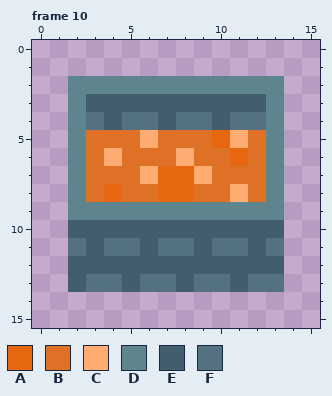
Pixel-art file, stored at assets/sprites/tilemaps/room_objects.ase. Above is the file before it was changed.
16x16 pixels, 11 frames. Colours within 5 levels of each other are drawn and written as one. Shown: frame 10. The commit also changed other frames, which this record leaves out.
Palette (. is transparent): A #e76710  B #df7126  C #ffac73  D #5e848e  E #425d6d  F #547182
Pixels before, frame 10, first column x 2:
 2 DDDDDDDDDDDD
 3 DEEEEEEEEEED
 4 DFEFFEFFEFFD
 5 DBBBCBBBACBD
 6 DBCBBBCBBABD
 7 DBBBCAACBBBD
 8 DBABBAABBCBD
 9 DDDDDDDDDDDD
10 EEEEEEEEEEEE
11 FEFFEFFEFFEF
12 EEEEEEEEEEEE
13 EFFEFFEFFEFF
The result:
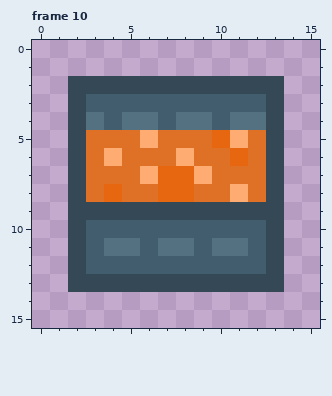
From the commit log: Made room load seperately
What changed:
colour D: #5e848e -> #344955
Frame 10:
y 10: x 2 E -> D; x 13 E -> D
y 11: x 2 F -> D; x 13 F -> D
y 12: x 2 E -> D; x 13 E -> D
y 13: x 2..13 EFFEFFEFFEFF -> DDDDDDDDDDDD
Where, in picture pixels (left, top, right, bottom), the same in both pictures:
changed: (68, 76, 284, 292)
